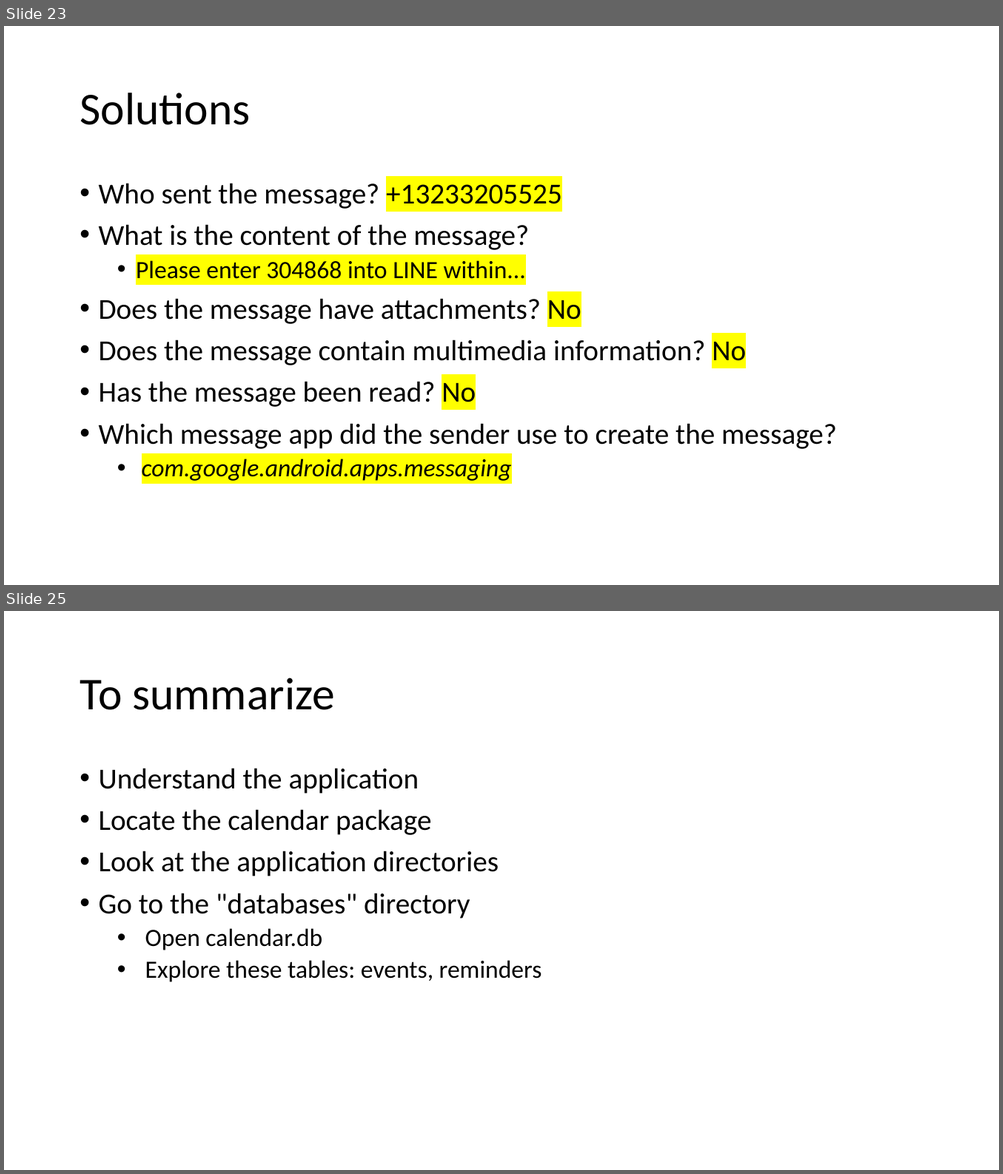
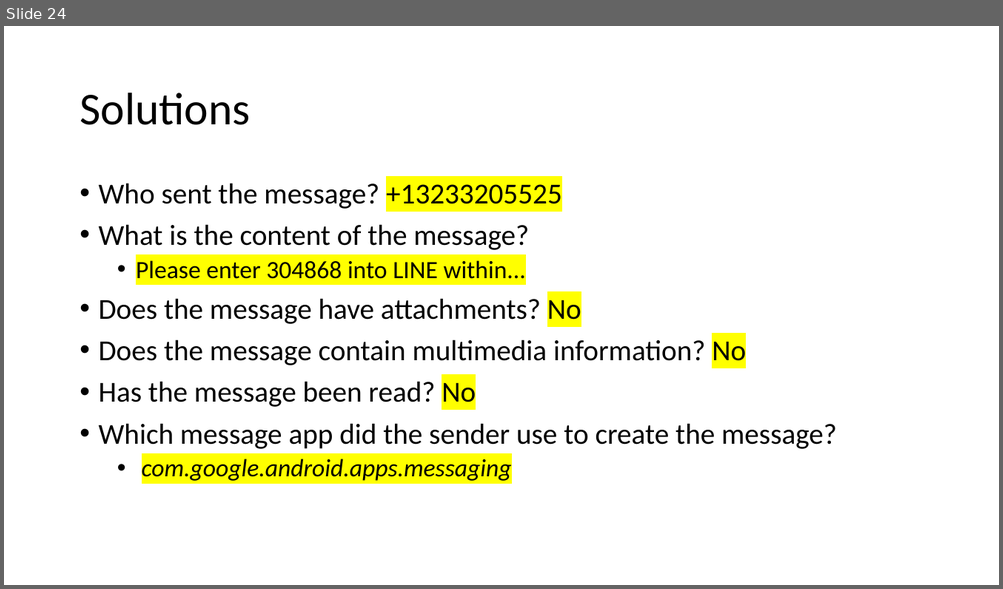
Before and after one commit to frankwxu/digital-forensics-lab, a slide deck: Android10/5_1_1_AOSP_App_Investigations_Messaging.pptx. Shown one above the other, each under a label of ours: slides 23 and 25 before the commit, slide 24 after it; the slides between them are not shown. The pictures are 1003x1174 and 1003x589 pixels, drawn with LibreOffice and Linux fonts; fonts in the diff are those of the drawing; background and template pictures are left out. Boxes give left, top, right and bottom in pixels: in the first picture for what was removed or moved away, otherwise in the second. Text is boxed around its words. In the diff, an @@ line names an element or a change of style, - is before the commit and + after.

```diff
--- a/Android10/5_1_1_AOSP_App_Investigations_Messaging.pptx
+++ b/Android10/5_1_1_AOSP_App_Investigations_Messaging.pptx
@@ slide 25 removed at box(4, 611, 999, 1170), background #FFFFFF @@
@@ title removed at box(79, 678, 334, 710) @@
-To summarize
@@ text removed at box(99, 768, 542, 982) @@
-• Understand the application
-• Locate the calendar package
-• Look at the application directories
-• Go to the "databases" directory
-  • Open calendar.db
-  • Explore these tables: events, reminders
@@ what was slide 23 is now slide 24 @@
```
Also in this commit, not shown: 4 slides changed, 1 slide added, 1 other file.
